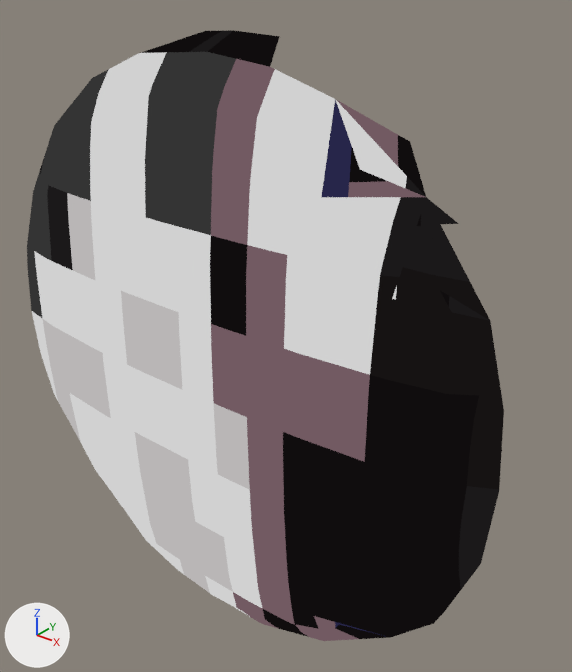
The glTF model src/ship/hub/assets/px/wall_clock.glb as it was, and as the next commit left it.
Camera for both pictures: a 50 mm camera at (0.249, -0.258, 0.352) aimed at (0.021, 0.026, 0.175). Every picture has the same lights, and +X, +Y and +Z are marked at lower left. The older version comes first. Vertices at exactly the same position are counted once.
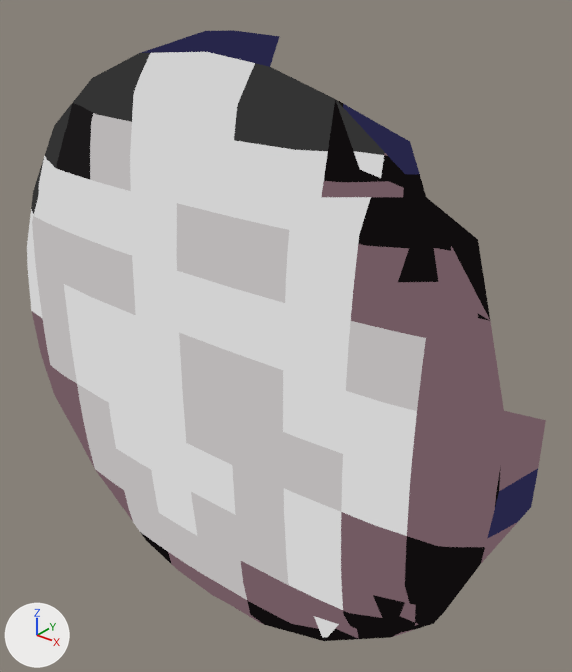
What differs and where, as boxes (x1, y1, x2, y2) in the pictures (572 x 672 px; the box of a moved part takes in the faces that stretch with it):
'mesh', reshaped
    before: (27, 30, 504, 641)
    after: (27, 30, 546, 641)
part 1 of me_mesh, moved or reshaped (not visible afterwards)
    before: (440, 291, 490, 321)
part 2 of me_mesh, surface changed
    before: (27, 30, 504, 641)
    after: (27, 30, 546, 641)

The change, as a list of edits to the scene's bpy script:
```text
Change me_mesh:
    where me_mesh.from_pydata(...)  # 136 vertices, 276 faces; spans x -0.16..0.16, y -0.024..0.024, z 0.0..0.32
    used by ob_mesh; location = (0.0, 0.0, 0.0)
    me_mesh part 1
    me_mesh.vertices[113].co: (0.05, 0.021, 0.211) -> (0.05, 0.021, 0.105)
    me_mesh.vertices[114].co: (0.031, 0.006, 0.226) -> (0.05, 0.021, 0.211)
    me_mesh.vertices[115].co: (0.064, 0.008, 0.121) -> (0.031, 0.006, 0.226)
    me_mesh.vertices[116].co: (0.073, 0.007, 0.158) -> (0.064, 0.008, 0.121)
    me_mesh.vertices[117].co: (0.065, 0.006, 0.191) -> (0.073, 0.007, 0.158)
    me_mesh.vertices[118].co: (0.051, 0.001, 0.211) -> (0.065, 0.006, 0.191)
    me_mesh.vertices[119].co: (0.05, 0.021, 0.105) -> (0.051, 0.001, 0.211)
    me_mesh part 2: 255 kept faces spanning x -0.16..0.16, y -0.024..0.024, z 0.0..0.32 get new texture (UV) coordinates
```
